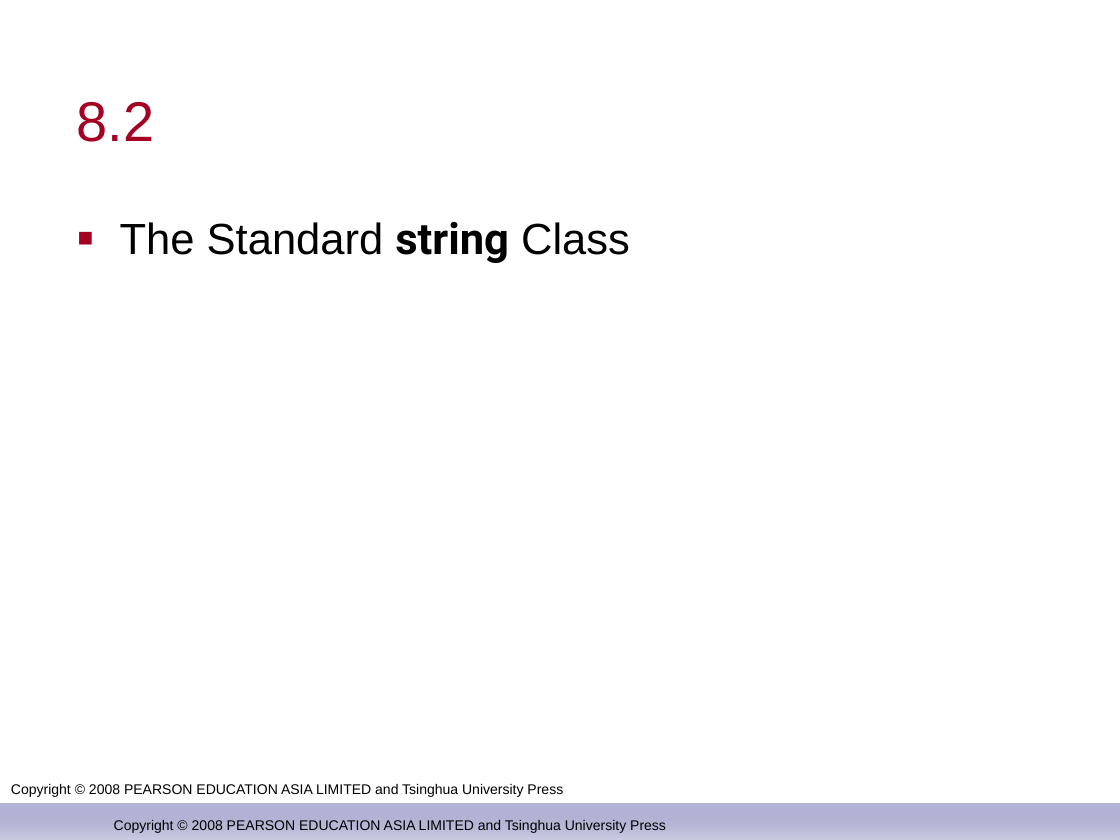
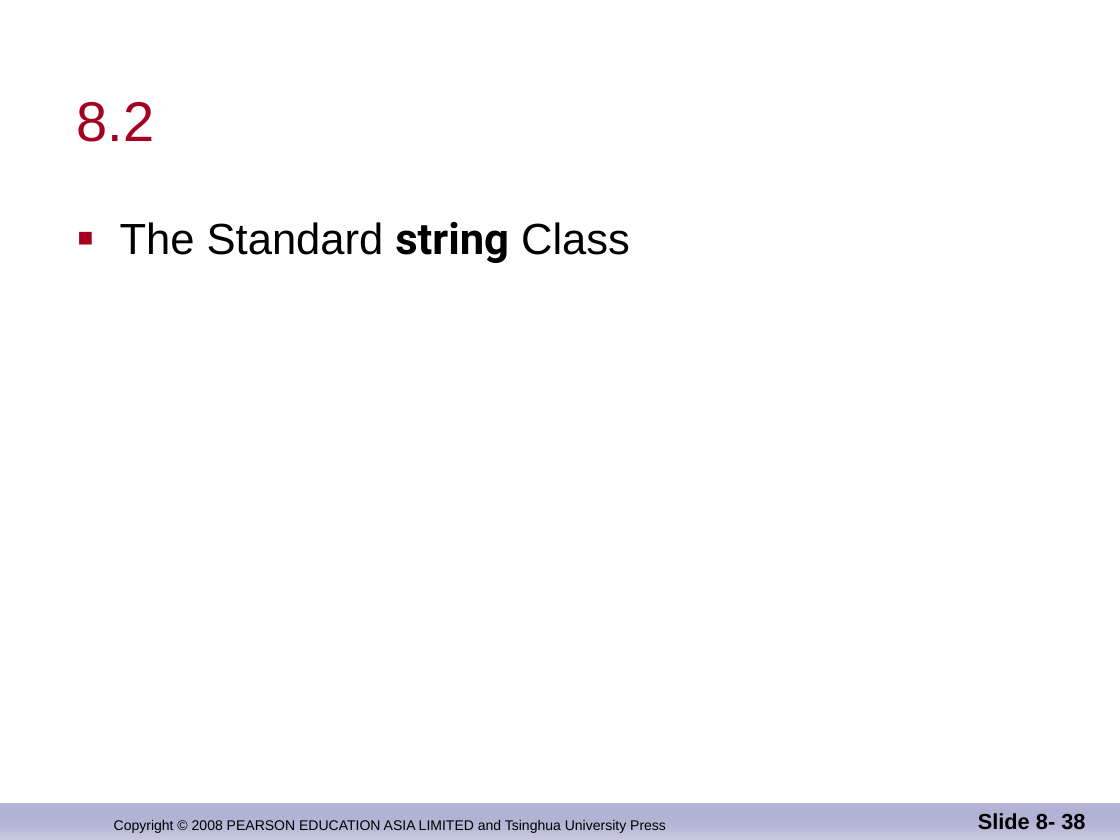
Before and after one commit to djuanbei/CPLUSPLUS, a slide deck: slide 38 of ppt/Chapter 8.ppt. Drawn at 1120x840 pixels with LibreOffice and Linux fonts; fonts in the diff are those of the drawing; background and template pictures are left out. Boxes give left, top, right and bottom in pixels: in the first picture for what was removed or moved away, otherwise in the second. Text is boxed around its words. In the diff, an @@ line names an element or a change of style, - is before the commit and + after.

```diff
--- a/ppt/Chapter 8.ppt
+++ b/ppt/Chapter 8.ppt
@@ text removed at [11, 784, 563, 797] @@
-Copyright © 2008 PEARSON EDUCATION ASIA LIMITED and Tsinghua University Press
@@ page number added at [978, 813, 1085, 830], 14 pt, text #000000, bold @@
+Slide 8- 38
```
Also in this commit, not shown: 23 other slides changed, 5 other files.
